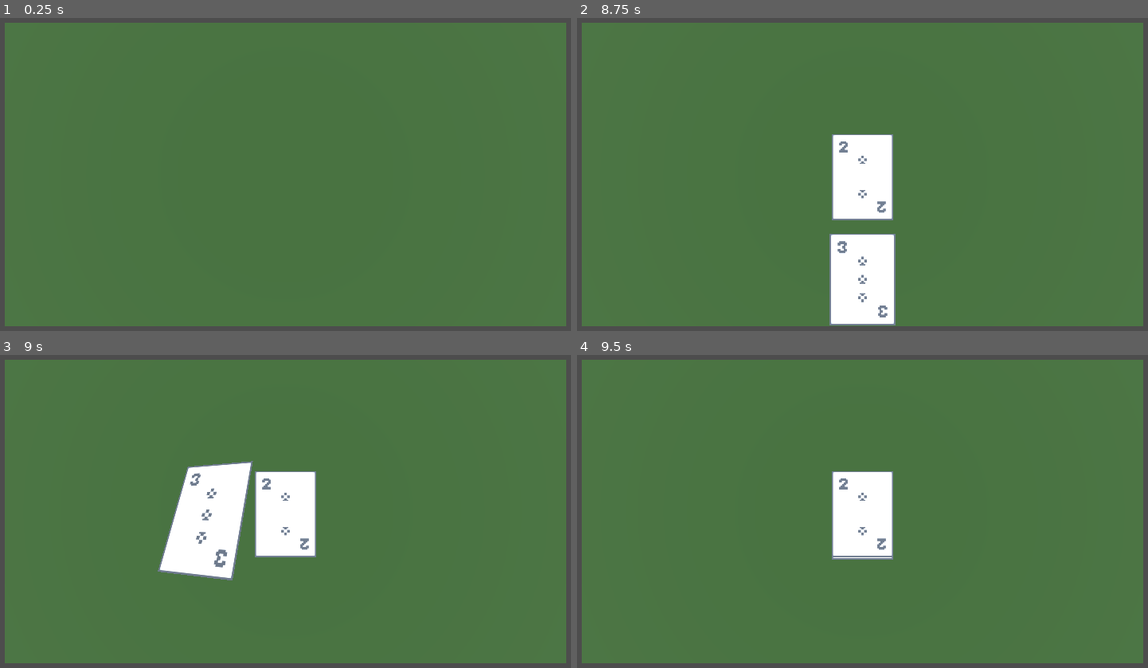
Above: before the commit, frames 1-4 (two rows, left to right).
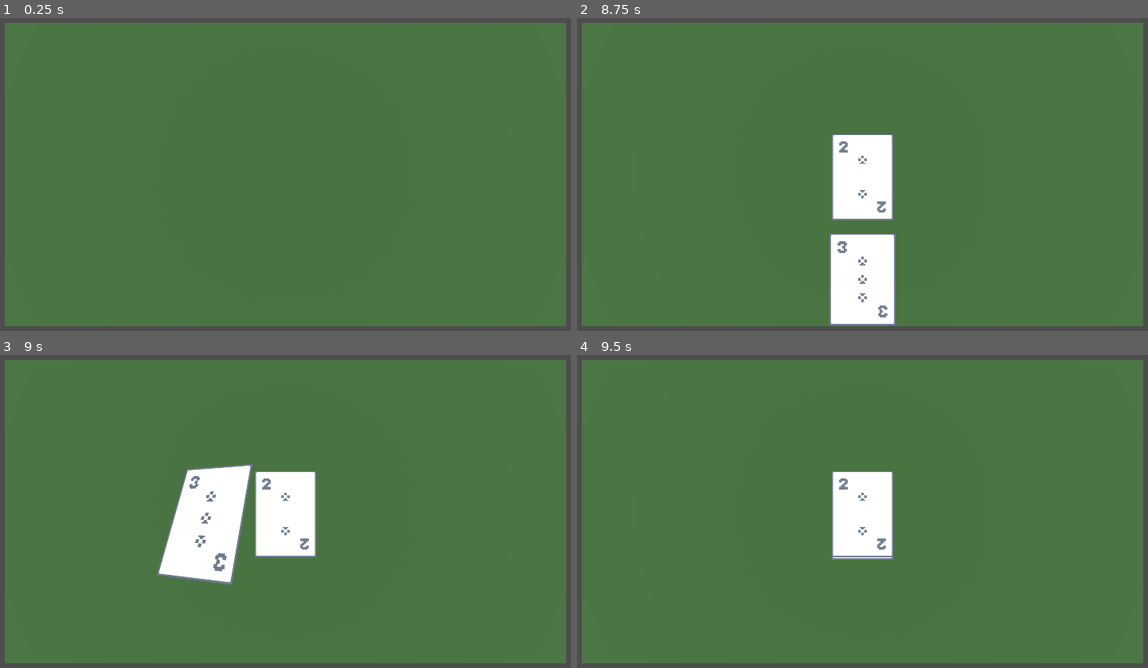
Above: after the commit, the same moments.

Repository: tdecker91/Card3D
Game: Godot game, scene res://scenes/table.tscn
The game is run twice, just before and just after one commit, with the same random seed, the same clock (stepped at 60 frames per second) and the same inputs.
Inputs (mouse positions are in pixels of both pictures, inside the frame that each line leads up to):
- Up to frame 1 (0.25 s): no input
- Up to frame 2 (8.75 s): tap Enter at 0.5, 2, 3.5 s; move the mouse to (1005, 155) at 0.52 s; hold Right (ui_right) 0.53-1.25 s; click (1005, 155) at 0.67 s; tap Space at 1.25, 2.75, 4.25 s; drag from (736, 193) to (828, 246) at 1.27 s; move the mouse to (925, 96) at 2.02 s; hold Right (ui_right) 2.03-2.75 s; click (925, 96) at 2.17 s; drag from (828, 246) to (674, 121) at 2.77 s; move the mouse to (1050, 227) at 3.52 s; hold Left (ui_left) 3.53-4.25 s; click (1050, 227) at 3.67 s; drag from (674, 121) to (765, 83) at 4.27 s; move the mouse to (896, 174) at 5.02 s; hold Down (ui_down) 5.03-5.75 s; click (896, 174) at 5.17 s; drag from (765, 83) to (736, 193) at 5.77 s; move the mouse to (1005, 155) at 6.52 s; hold Up (ui_up) 6.53-7.25 s; click (1005, 155) at 6.67 s; drag from (736, 193) to (828, 246) at 7.27 s; move the mouse to (925, 96) at 8.02 s; hold Down (ui_down) from 8.03 s (still down); click (925, 96) at 8.17 s
- Up to frame 3 (9 s): release Down (ui_down) at 8.75 s; drag from (251, 583) to (97, 458) at 8.77 s
- Up to frame 4 (9.5 s): no input

Frames 1-2 are identical in both runs. In frame 3, 0.8% of the frame differs, in the area x 27-45%, y 33-74%; in frame 4, nothing differs.

Commit message:
fix warnings and clean up extensions of CardCollection3D that are unnecessary now

Diff:
--- a/scenes/card_collection_3d.tscn
+++ b/scenes/card_collection_3d.tscn
@@ -3,7 +3,7 @@
 [ext_resource type="Script" path="res://scripts/card_collection_3d.gd" id="1_0ckh6"]
 
 [sub_resource type="ConvexPolygonShape3D" id="ConvexPolygonShape3D_bpvrg"]
-points = PackedVector3Array(-3, 3, 0, -3, -3, 0, 3, -3, 0, 3, 3, 0)
+points = PackedVector3Array(-7, 2, 0, -7, -2, 0, 7, -2, 0, 7, 2, 0)
 
 [node name="CardCollection3D" type="Node3D"]
 script = ExtResource("1_0ckh6")
--- a/scenes/card_pile_3d.tscn
+++ /dev/null
@@ -1,7 +0,0 @@
-[gd_scene load_steps=3 format=3 uid="uid://dp2iv50udmvac"]
-
-[ext_resource type="PackedScene" uid="uid://d1uvcisduvvj" path="res://scenes/card_collection_3d.tscn" id="1_3sg7u"]
-[ext_resource type="Script" path="res://scripts/card_pile_3d.gd" id="2_dxovb"]
-
-[node name="CardPile3D" instance=ExtResource("1_3sg7u")]
-script = ExtResource("2_dxovb")
--- a/scenes/hand_3d.tscn
+++ /dev/null
@@ -1,7 +0,0 @@
-[gd_scene load_steps=3 format=3 uid="uid://dhevr18sicpgx"]
-
-[ext_resource type="PackedScene" uid="uid://d1uvcisduvvj" path="res://scenes/card_collection_3d.tscn" id="1_psmrh"]
-[ext_resource type="Script" path="res://scripts/hand_3d.gd" id="2_7163y"]
-
-[node name="Hand3D" instance=ExtResource("1_psmrh")]
-script = ExtResource("2_7163y")
--- a/scenes/table.tscn
+++ b/scenes/table.tscn
@@ -1,9 +1,16 @@
-[gd_scene load_steps=7 format=3 uid="uid://usdfp6fqxnev"]
+[gd_scene load_steps=10 format=3 uid="uid://usdfp6fqxnev"]
 
-[ext_resource type="Script" path="res://scripts/hand_controller.gd" id="1_s5vhx"]
+[ext_resource type="Script" path="res://scripts/table.gd" id="1_s5vhx"]
 [ext_resource type="Script" path="res://scripts/drag_controller.gd" id="2_0ynmw"]
-[ext_resource type="PackedScene" uid="uid://dhevr18sicpgx" path="res://scenes/hand_3d.tscn" id="2_upp1e"]
-[ext_resource type="PackedScene" uid="uid://dp2iv50udmvac" path="res://scenes/card_pile_3d.tscn" id="2_xppkv"]
+[ext_resource type="Script" path="res://scripts/card_layouts/line_card_layout.gd" id="4_ht6dn"]
+[ext_resource type="PackedScene" uid="uid://d1uvcisduvvj" path="res://scenes/card_collection_3d.tscn" id="5_stst8"]
+[ext_resource type="Script" path="res://scripts/card_layouts/fan_card_layout.gd" id="6_k87mx"]
+
+[sub_resource type="Resource" id="Resource_yq80r"]
+script = ExtResource("4_ht6dn")
+
+[sub_resource type="Resource" id="Resource_w17iw"]
+script = ExtResource("6_k87mx")
 
 [sub_resource type="PlaneMesh" id="PlaneMesh_gv0to"]
 
@@ -20,23 +27,25 @@
 transform = Transform3D(1, 0, 0, 0, 1, 0, 0, 0, 1, 0, 0, 8.02745)
 fov = 84.375
 
-[node name="Hand" type="Node3D" parent="."]
+[node name="Table" type="Node3D" parent="."]
 script = ExtResource("1_s5vhx")
 
-[node name="DragController" type="Node3D" parent="Hand" node_paths=PackedStringArray("card_collections")]
+[node name="DragController" type="Node3D" parent="Table"]
 script = ExtResource("2_0ynmw")
-card_collections = [NodePath("CardPile3D"), NodePath("Hand3D")]
 
-[node name="CardPile3D" parent="Hand/DragController" instance=ExtResource("2_xppkv")]
+[node name="TableCards" parent="Table/DragController" instance=ExtResource("5_stst8")]
 reorderable = true
 insertable = true
+card_layout_strategy = SubResource("Resource_yq80r")
 
-[node name="Hand3D" parent="Hand/DragController" instance=ExtResource("2_upp1e")]
+[node name="Hand" parent="Table/DragController" instance=ExtResource("5_stst8")]
 transform = Transform3D(1, 0, 0, 0, 1, 0, 0, 0, 1, 0, -4, 0.5)
 reorderable = true
 removable = true
+card_layout_strategy = SubResource("Resource_w17iw")
 
-[node name="Table" type="MeshInstance3D" parent="."]
+[node name="TableSurface" type="MeshInstance3D" parent="Table"]
 transform = Transform3D(12.8364, 0, 0, 0, -4.37114e-08, -6.94784, 0, 1, -3.037e-07, 0, 0, -1)
 mesh = SubResource("PlaneMesh_gv0to")
+skeleton = NodePath("../..")
 surface_material_override/0 = SubResource("StandardMaterial3D_glsqp")
--- a/scripts/card_3d.gd
+++ b/scripts/card_3d.gd
@@ -3,7 +3,7 @@
 
 
 @export var hover_scale_factor: float = 1.15
-@export var hover_pos_move: Vector3 = Vector3(0, 0.8, 0)
+@export var hover_pos_move: Vector3 = Vector3(0, 0.7, 0)
 @export var move_tween_duration: float = 0.08
 @export var rotate_tween_duration: float = 0.15
 
@@ -59,20 +59,20 @@
 	_tween_mesh_position(Vector3.ZERO, move_tween_duration)
 
 
-func dragging_rotation(rotation):
+func dragging_rotation(drag_rotation):
 	if rotate_tween and rotate_tween.is_running:
 		rotate_tween.kill()
 
 	rotate_tween = create_tween()
-	_tween_card_rotation(rotation, rotate_tween_duration)
+	_tween_card_rotation(drag_rotation, rotate_tween_duration)
 
 
-func animate_to_position(position: Vector3, duration = move_tween_duration):
+func animate_to_position(new_position: Vector3, duration = move_tween_duration):
 	if position_tween and position_tween.is_running:
 		position_tween.kill()
 
 	position_tween = create_tween()
-	_tween_card_position(position, duration)
+	_tween_card_position(new_position, duration)
 	return position_tween
 
 
@@ -106,7 +106,7 @@
 	mouse_exit_card.emit()
 
 
-func _on_static_body_3d_input_event(camera, event, position, normal, shape_idx):
+func _on_static_body_3d_input_event(_camera, event, _position, _normal, _shape_idx):
 	if event is InputEventMouseButton:
 		var button = event.button_index
 		var pressed = event.pressed
--- a/scripts/card_collection_3d.gd
+++ b/scripts/card_collection_3d.gd
@@ -14,18 +14,22 @@
 signal card_selected(card)
 
 
+@onready var dropzone_collision: CollisionShape3D = $DropZone/CollisionShape3D
+
+
 @export var reorderable: bool = false
 @export var insertable: bool = false
 @export var removable: bool = false
-@export var card_move_tween_duration: float = 0.2
+@export var card_move_tween_duration: float = 0.12
 @export var card_swap_tween_duration: float = 0.12
 @export var card_layout_strategy: CardLayout = LineCardLayout.new():
 	set(strategy):
 		card_layout_strategy = strategy
 		execute_card_strategy()
-
-
-@onready var dropzone_collision: CollisionShape3D = $DropZone/CollisionShape3D
+@export var dropzone_collision_shape: Shape3D = _default_collision_shape():
+	set(v):
+		if v != null:
+			$DropZone/CollisionShape3D.shape = v
 
 
 var draggable: bool:
@@ -37,6 +41,7 @@
 var selection_disabled: bool = false
 
 var _hovered_card: Card3D # card currently hovered
+var _preview_drop_index: int = -1
 
 # add a card to the hand and animate it to the correct position
 # this will add card as child of this node
@@ -106,10 +111,15 @@
 
 
 func preview_card_drop(dragging_card: Card3D, index: int):
+	if index == _preview_drop_index:
+		return
+
+	_preview_drop_index = index
 	var preview_cards: Array[Card3D] = []
 
 	if card_indicies.has(dragging_card):
 		# dragging card in the current collection
+		index = clamp(index, 0, cards.size() - 1)
 		var current_index = card_indicies[dragging_card]
 		preview_cards += cards.slice(0, current_index)
 		preview_cards += cards.slice(current_index + 1, cards.size())
@@ -124,10 +134,12 @@
 
 
 func enable_drop_zone():
+	_preview_drop_index = -1
 	dropzone_collision.disabled = false
 
 
 func disable_drop_zone():
+	_preview_drop_index = -1
 	dropzone_collision.disabled = true
 
 
@@ -137,7 +149,7 @@
 	preview_card_drop(dragging_card, max(index_to_drop, 0))
 
 
-func get_card_index_at_point(position: Vector2):
+func get_card_index_at_point(mouse_position: Vector2):
 	var camera = get_window().get_camera_3d()
 	var index = cards.size()
 	# iterate cards until finding screen position after mouse position
@@ -146,7 +158,7 @@
 		var card_index = card_indicies[card]
 		var card_position = card_layout_strategy.calculate_card_position_by_index(cards.size(), card_index)
 		var card_screen_position = camera.unproject_position(card_position)
-		if position.x < card_screen_position.x:
+		if mouse_position.x < card_screen_position.x:
 			index = card_indicies[card]
 			break
 
@@ -175,3 +187,16 @@
 
 func _on_drop_zone_mouse_exited():
 	mouse_exit_drop_zone.emit()
+
+
+func _default_collision_shape() -> Shape3D:
+	var shape = ConvexPolygonShape3D.new()
+	shape.points = PackedVector3Array(
+		[
+			Vector3(-7,2,0),
+			Vector3(-7,-2,0),
+			Vector3(7,-2,0),
+			Vector3(7,2,0)
+		]
+	)
+	return shape
--- a/scripts/card_layouts/card_layout.gd
+++ b/scripts/card_layouts/card_layout.gd
@@ -1,5 +1,5 @@
 class_name CardLayout
-extends Node
+extends Resource
 
 
 # moves cards to where they belong in space
@@ -19,11 +19,11 @@
 	card.dragging_rotation(rotation)
 
 
-func calculate_card_positions(num_cards: int) -> Array[Vector3]:
+func calculate_card_positions(_num_cards: int) -> Array[Vector3]:
 	return []
 
 
-func calculate_card_position_by_index(num_cards: int, index: int) -> Vector3:
+func calculate_card_position_by_index(_num_cards: int, _index: int) -> Vector3:
 	return Vector3.ZERO
 
 
@@ -35,5 +35,5 @@
 	return rotations
 
 
-func calculate_card_rotation_by_index(num_cards: int, index: int) -> Vector3:
+func calculate_card_rotation_by_index(_num_cards: int, _index: int) -> Vector3:
 	return Vector3.ZERO
--- a/scripts/card_layouts/fan_card_layout.gd
+++ b/scripts/card_layouts/fan_card_layout.gd
@@ -1,19 +1,17 @@
 class_name FanCardLayout
 extends CardLayout
 
-@export var arc_angle_deg: float = 90.0:
+var arc_angle_deg: float = 90.0:
 	set(a):
 		arc_angle_deg = a
 		start_angle = PI/2 + (deg_to_rad(arc_angle_deg) / 2)
 
-@export var arc_radius: float = 7.0
-
+var arc_radius: float = 7.0
 
 var start_angle = PI/2 + (deg_to_rad(arc_angle_deg) / 2)
 
 
 func calculate_card_positions(num_cards: int) -> Array[Vector3]:
-	var start_angle = PI/2 + (deg_to_rad(arc_angle_deg) / 2)
 	var angle_step = deg_to_rad(arc_angle_deg) / (num_cards + 1)
 	var positions: Array[Vector3] = []
 
@@ -28,7 +26,6 @@
 
 
 func calculate_card_position_by_index(num_cards: int, index: int) -> Vector3:
-	var start_angle = PI/2 + (deg_to_rad(arc_angle_deg) / 2)
 	var angle_step = deg_to_rad(arc_angle_deg) / (num_cards + 1)
 
 	var angle = start_angle - ((index + 1) * angle_step)
@@ -41,7 +38,6 @@
 
 func calculate_card_rotations(num_cards: int) -> Array[Vector3]:
 	var rotations: Array[Vector3] = []
-	var start_angle = PI/2 + (deg_to_rad(arc_angle_deg) / 2)
 	var angle_step = deg_to_rad(arc_angle_deg) / (num_cards + 1)
 
 	for i in range(1, num_cards + 1):
--- a/scripts/card_layouts/line_card_layout.gd
+++ b/scripts/card_layouts/line_card_layout.gd
@@ -1,7 +1,7 @@
 class_name LineCardLayout
 extends CardLayout
 
-@export var max_width: float = 14.0:
+var max_width: float = 20:
 	set(w):
 		max_width = w
 		var half_width = max_width / 2.0
@@ -43,11 +43,6 @@
 
 func calculate_card_positions(num_cards: int) -> Array[Vector3]:
 	var positions: Array[Vector3] = []
-
-	# Calculate required space for cards with padding
-	var total_card_space = card_width * num_cards
-	var total_padding_space = (num_cards - 1) * padding
-
 	var card_offset = _get_card_offset(num_cards, card_width)
 	var hand_width = card_width + ((num_cards - 1) * card_offset)
 	var start_pos = _get_hand_start_x(hand_width, card_width)
--- a/scripts/card_layouts/pile_card_layout.gd
+++ b/scripts/card_layouts/pile_card_layout.gd
@@ -14,7 +14,7 @@
 	return positions
 
 
-func calculate_card_position_by_index(num_cards: int, index: int) -> Vector3:
+func calculate_card_position_by_index(_num_cards: int, index: int) -> Vector3:
 	return Vector3(0,0,.01 * index)
 
 
@@ -27,5 +27,5 @@
 	return rotations
 
 
-func calculate_card_rotation_by_index(num_cards: int, index: int) -> Vector3:
+func calculate_card_rotation_by_index(_num_cards: int, _index: int) -> Vector3:
 	return Vector3.ZERO
--- a/scripts/card_pile_3d.gd
+++ /dev/null
@@ -1,18 +0,0 @@
-# card_pile_3d.gd
-# class for managing cards played on the table
-class_name CardPile3D
-extends CardCollection3D
-
-
-func _ready():
-	self.card_layout_strategy = PileCardLayout.new()
-	var dropzone_shape = ConvexPolygonShape3D.new()
-	dropzone_shape.points = PackedVector3Array(
-		[
-			Vector3(-7,2,0),
-			Vector3(-7,-2,0),
-			Vector3(7,-2,0),
-			Vector3(7,2,0)
-		]
-	)
-	$DropZone/CollisionShape3D.shape = dropzone_shape;
--- a/scripts/drag_controller.gd
+++ b/scripts/drag_controller.gd
@@ -8,7 +8,6 @@
 signal drag_stopped()
 
 
-@export var card_collections: Array[CardCollection3D] = []
 @export var max_drag_y_rotation_deg: int = 65
 @export var max_drag_x_rotation_deg: int = 65
 
@@ -22,18 +21,19 @@
 var _drag_from_collection: CardCollection3D # collection card being dragged from
 var _dragging: bool = false
 var _hovered_collection: CardCollection3D # collection about to drop card into
-var _drag_left_position = null
-var _drag_right_position = null
-
+var _card_collections: Array[CardCollection3D] = []
 
 func _ready():
+
 	var window = get_window()
 	_camera = window.get_camera_3d()
 
-	for collection in card_collections:
-		collection.card_selected.connect(_on_collection_card_selected.bind(collection))
-		collection.mouse_enter_drop_zone.connect(_on_collection_mouse_enter_drop_zone.bind(collection))
-		collection.mouse_exit_drop_zone.connect(_on_collection_mouse_exit_drop_zone.bind(collection))
+	for child in get_children():
+		if child is CardCollection3D:
+			_card_collections.append(child)
+			child.card_selected.connect(_on_collection_card_selected.bind(child))
+			child.mouse_enter_drop_zone.connect(_on_collection_mouse_enter_drop_zone.bind(child))
+			child.mouse_exit_drop_zone.connect(_on_collection_mouse_exit_drop_zone.bind(child))
 
 
 func _input(event):
@@ -73,7 +73,7 @@
 	_dragging_card = null
 	_drag_from_collection = null
 
-	for collection in card_collections:
+	for collection in _card_collections:
 		if collection.insertable:
 			collection.disable_drop_zone()
 
@@ -97,7 +97,7 @@
 
 func drop_card_to_another_collection(mouse_position: Vector2):
 	var card_index = _drag_from_collection.card_indicies[_dragging_card]
-	var global_position = _drag_from_collection.cards[card_index].global_position
+	var card_global_position = _drag_from_collection.cards[card_index].global_position
 	var c = _drag_from_collection.remove_card(card_index)
 
 	if _hovered_collection.reorderable:
@@ -107,7 +107,7 @@
 		_hovered_collection.add_card(c)
 
 	c.remove_hovered()
-	c.global_position = global_position
+	c.global_position = card_global_position
 
 
 func _drag_card_start(card: Card3D, drag_from_collection: CardCollection3D):
@@ -115,19 +115,20 @@
 	_drag_from_collection = drag_from_collection
 	_dragging_card = card
 
-	for collection in card_collections:
-		if collection.insertable:
-			collection.enable_drop_zone()
+	_drag_from_collection.enable_drop_zone()
 
-		if collection.draggable:
-			collection.selection_disabled = true
+	if _drag_from_collection.removable:
+		for collection in _card_collections:
+			if collection.insertable:
+				collection.enable_drop_zone()
 
-	_drag_from_collection.enable_drop_zone()
+			if collection.draggable:
+				collection.selection_disabled = true
 
 	drag_started.emit(card)
 
 
-func _handle_drag_event(event: InputEventMouseMotion):
+func _handle_drag_event(_event: InputEventMouseMotion):
 	var m: Vector2 = get_viewport().get_mouse_position()
 	var position3D = card_drag_plane.intersects_ray(_camera.project_ray_origin(m),_camera.project_ray_normal(m))
 	var card_position = _dragging_card.global_position
@@ -160,13 +161,13 @@
 	_dragging_card.global_position.y = position3D.y
 	_dragging_card.global_position.z = position3D.z
 
-	if _hovered_collection != null and _hovered_collection.reorderable:
+	if _hovered_collection != null and position3D != null and _hovered_collection.reorderable:
 		var drag_screen_point = _get_drag_screen_point(position3D)
 		_hovered_collection.on_drag_hover(_dragging_card, drag_screen_point)
 
 
-func _get_drag_screen_point(position):
-	if position != null:
-		return _camera.unproject_position(position)
+func _get_drag_screen_point(world_position: Vector3):
+	if world_position != null:
+		return _camera.unproject_position(world_position)
 	else:
 		return null
--- a/scripts/hand_3d.gd
+++ /dev/null
@@ -1,18 +0,0 @@
-# hand_3d.gd
-# class for the players hand of cards
-class_name Hand3D
-extends CardCollection3D
-
-
-func _ready():
-	$DropZone.position.z = 1.6
-	var dropzone_shape = ConvexPolygonShape3D.new()
-	dropzone_shape.points = PackedVector3Array(
-		[
-			Vector3(-7,2,0),
-			Vector3(-7,-2,0),
-			Vector3(7,-2,0),
-			Vector3(7,2,0)
-		]
-	)
-	$DropZone/CollisionShape3D.shape = dropzone_shape;
--- a/scripts/hand_controller.gd
+++ b/scripts/table.gd
@@ -6,19 +6,9 @@
 var si = 0
 var vi = 0
 
-@onready var hand: Hand3D = $DragController/Hand3D
-@onready var pile: CardPile3D = $DragController/CardPile3D
+@onready var hand: CardCollection3D = $DragController/Hand
+@onready var pile: CardCollection3D = $DragController/TableCards
 
-
-var dragging_card: Card3D
-var dropping_collection: CardCollection3D
-
-
-func _ready():
-	var layout := LineCardLayout.new()
-	layout.max_width = 20
-	pile.card_layout_strategy = layout
-	hand.card_layout_strategy = FanCardLayout.new()
 
 
 func _input(event):
@@ -31,7 +21,6 @@
 	elif event.is_action_pressed("ui_right"):
 		if pile.card_layout_strategy is PileCardLayout and hand.card_layout_strategy is LineCardLayout:
 			var layout := LineCardLayout.new()
-			layout.max_width = 18
 			pile.card_layout_strategy = layout
 		elif hand.card_layout_strategy is LineCardLayout:
 			hand.card_layout_strategy = FanCardLayout.new()
@@ -74,12 +63,12 @@
 
 func play_card(card):
 	var card_index = hand.card_indicies[card]
-	var global_position = hand.cards[card_index].global_position
+	var card_global_position = hand.cards[card_index].global_position
 	var c = hand.remove_card(card_index)
 
 	pile.add_card(c)
 	c.remove_hovered()
-	c.global_position = global_position
+	c.global_position = card_global_position
 
 
 func clear_cards():
